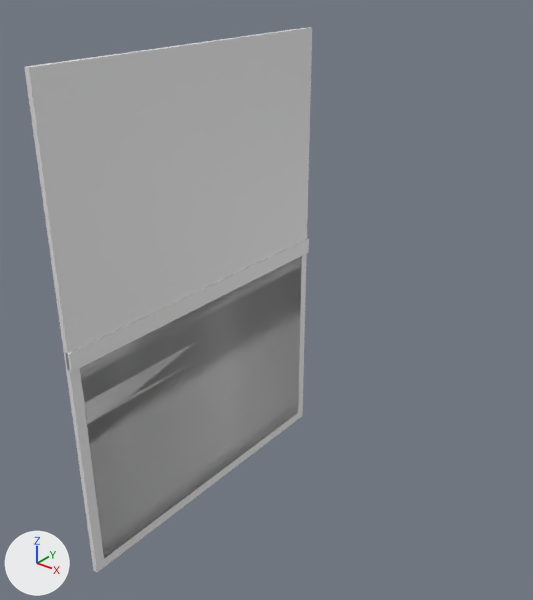
Renders of the FBX model Assets/3D Model/Diary Book - Low Poly.fbx from each side of a commit.
Camera for both pictures: a 50 mm lens placed at (2.76, -2.85, 1.93), pointed at (0.54, -0.07, 0.2). Every picture has the same lights, and +X, +Y and +Z are marked at lower left. The picture after the commit comes second.

The older version as bpy lines, for what is in view:
```python
ob_cover_l = bpy.data.objects.new('Cover L', me_cube_003)
ob_cover_l.location = (0.035, 0.0, 0.065)
ob_cover_l.rotation_euler = (0.0, 1.571, 0.0)  # degrees (0, 90, 0)
ob_cover_l.scale = (0.7, 1.0, 0.015)
ob_cover_r = bpy.data.objects.new('Cover R', me_cube_004)
ob_cover_r.location = (0.035, 0.0, 0.065)
ob_cover_r.rotation_euler = (0.0, 1.571, 0.0)  # degrees (0, 90, 0)
ob_cover_r.scale = (0.7, 1.0, 0.015)
ob_plane = bpy.data.objects.new('Plane', me_plane_001)
ob_plane.location = (0.035, 0.0, 0.065)
ob_plane.rotation_euler = (1.571, 1.571, 0.0)  # degrees (90, 90, 0)
ob_plane.scale = (0.668, 0.939, 1.0)
ob_plane_001 = bpy.data.objects.new('Plane.001', me_plane_002)
ob_plane_001.location = (0.035, 0.0, 0.065)
ob_plane_001.rotation_euler = (1.571, 1.571, 0.0)  # degrees (90, 90, 0)
ob_plane_001.scale = (0.668, 0.939, 1.0)
ob_plane_002 = bpy.data.objects.new('Plane.002', me_plane_003)
ob_plane_002.location = (0.035, 0.0, 0.065)
ob_plane_002.rotation_euler = (1.571, 1.571, 0.0)  # degrees (90, 90, 0)
ob_plane_002.scale = (0.668, 0.939, 1.0)
ob_plane_003 = bpy.data.objects.new('Plane.003', me_plane_004)
ob_plane_003.location = (0.035, 0.0, 0.065)
ob_plane_003.rotation_euler = (1.571, 1.571, 0.0)  # degrees (90, 90, 0)
ob_plane_003.scale = (0.668, 0.939, 1.0)
ob_plane_004 = bpy.data.objects.new('Plane.004', me_plane_005)
ob_plane_004.location = (0.035, 0.0, 0.065)
ob_plane_004.rotation_euler = (1.571, 1.571, 0.0)  # degrees (90, 90, 0)
ob_plane_004.scale = (0.668, 0.939, 1.0)
ob_plane_008 = bpy.data.objects.new('Plane.008', me_plane_009)
ob_plane_008.location = (0.035, 0.0, 0.065)
ob_plane_008.rotation_euler = (1.571, 1.571, 0.0)  # degrees (90, 90, 0)
ob_plane_008.scale = (0.668, 0.939, 1.0)
ob_spine = bpy.data.objects.new('Spine', me_cube_005)
ob_spine.location = (0.035, 0.0, 0.065)
ob_spine.rotation_euler = (0.0, 1.571, 0.0)  # degrees (0, 90, 0)
ob_spine.scale = (0.05, 1.0, 0.015)
```
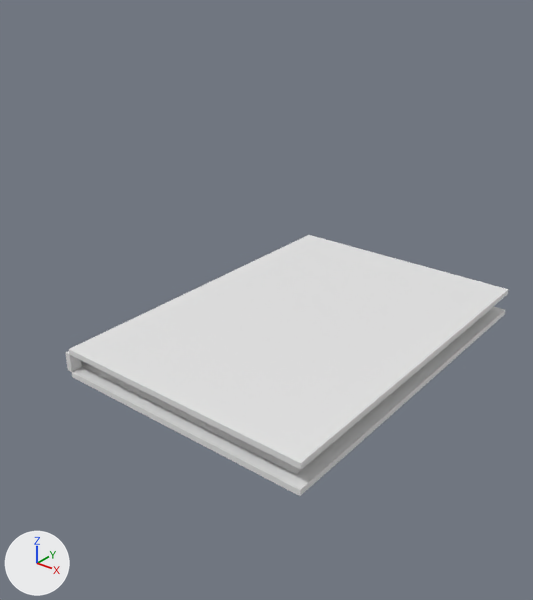
What changed in the scene script:
```text
Change ob_plane_004:
    ob_plane_004.location: (0.035, 0.0, 0.065) -> (0.05, 0.0, 0.063)
    ob_plane_004.rotation_euler: (1.571, 1.571, 0.0) -> (1.571, 0.0, 0.0)  # degrees (90, 90, 0) -> degrees (90, 0, 0)
Change ob_plane_002:
    ob_plane_002.location: (0.035, 0.0, 0.065) -> (0.05, 0.0, 0.042)
    ob_plane_002.rotation_euler: (1.571, 1.571, 0.0) -> (1.571, 0.0, 0.0)  # degrees (90, 90, 0) -> degrees (90, 0, 0)
Change ob_cover_l:
    ob_cover_l.location: (0.035, 0.0, 0.065) -> (0.05, 0.0, 0.115)
    ob_cover_l.rotation_euler: (0.0, 1.571, 0.0) -> (0.0, 3.142, 0.0)  # degrees (0, 90, 0) -> degrees (0, 180, 0)
Change ob_plane_008:
    ob_plane_008.location: (0.035, 0.0, 0.065) -> (0.049, 0.0, 0.104)
    ob_plane_008.rotation_euler: (1.571, 1.571, 0.0) -> (1.571, -0.0121, 0.0)  # degrees (90, 90, 0) -> degrees (90, -0.7, 0)
Change ob_cover_r:
    ob_cover_r.rotation_euler: (0.0, 1.571, 0.0) -> (0.0, 0.0, 0.0)  # degrees (0, 90, 0) -> degrees (0, 0, 0)
    ob_cover_r.location: (0.035, 0.0, 0.065) -> (0.05, 0.0, 0.015)
Change ob_plane_003:
    ob_plane_003.location: (0.035, 0.0, 0.065) -> (0.05, 0.0, 0.052)
    ob_plane_003.rotation_euler: (1.571, 1.571, 0.0) -> (1.571, 0.0, 0.0)  # degrees (90, 90, 0) -> degrees (90, 0, 0)
Change ob_plane_001:
    ob_plane_001.location: (0.035, 0.0, 0.065) -> (0.05, 0.0, 0.031)
    ob_plane_001.rotation_euler: (1.571, 1.571, 0.0) -> (1.571, 0.0, 0.0)  # degrees (90, 90, 0) -> degrees (90, 0, 0)
Change ob_plane:
    ob_plane.location: (0.035, 0.0, 0.065) -> (0.05, 0.0, 0.02)
    ob_plane.rotation_euler: (1.571, 1.571, 0.0) -> (1.571, 0.0, 0.0)  # degrees (90, 90, 0) -> degrees (90, 0, 0)
```

Pixel boxes [x1, y1, x2, y2] of what changed, in the pictures (533 x 600 px):
'Cover L', moved, turned: before [25, 27, 312, 362]; after [69, 235, 509, 469]
'Plane.004', moved, turned (not visible afterwards): before [80, 256, 302, 558]
'Cover R', moved, turned: before [65, 254, 307, 572]; after [72, 306, 505, 496]
'Plane.008', moved, turned (not visible afterwards): before [80, 261, 302, 424]
'Plane.001', moved, turned: before [85, 270, 301, 413]; after [82, 363, 300, 472]
'Plane', moved, turned (not visible before): after [81, 309, 491, 474]
'Plane.002', moved, turned (not visible before): after [81, 362, 298, 470]
'Plane.003', moved, turned (not visible before): after [82, 361, 297, 468]
'Spine', unchanged, covered by the edit: before [66, 239, 309, 372]; after [66, 351, 82, 372]
